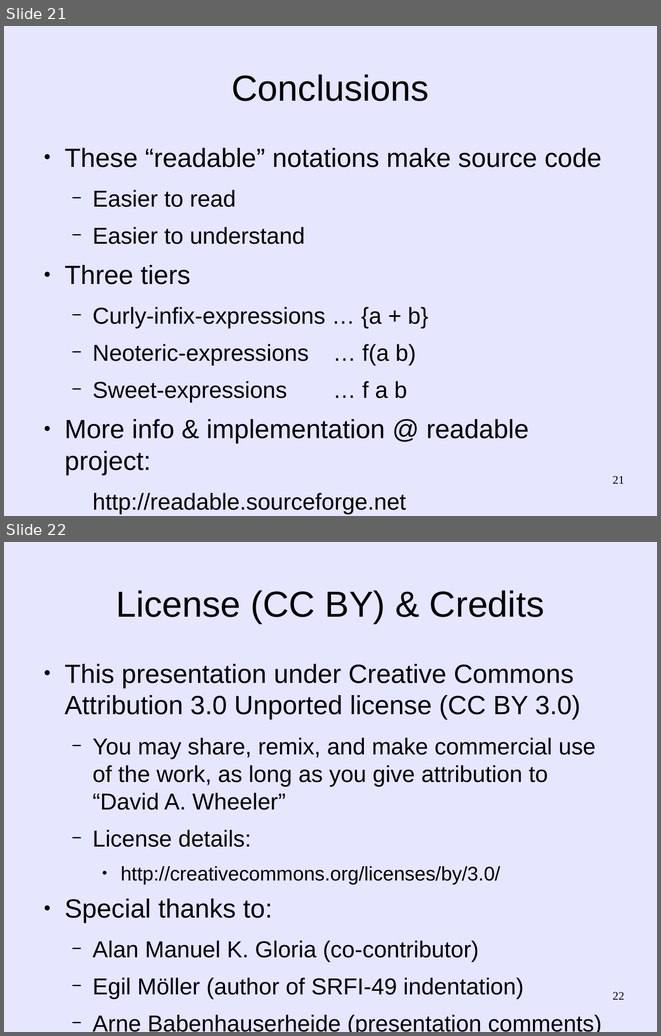
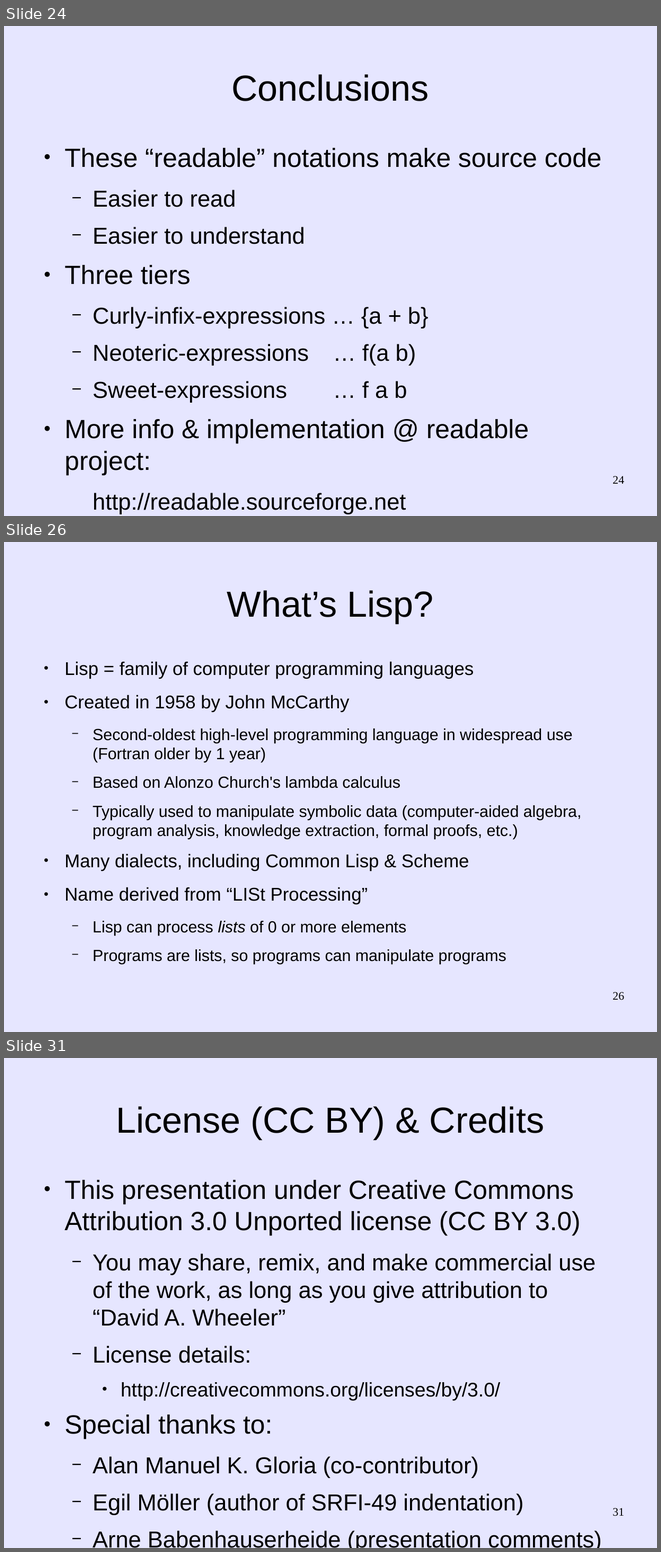
Before and after one commit to martin12333/Readable-Lisp-S-expressions, a slide deck: readable-s-expressions.odp. Shown one above the other, each under a label of ours: slides 21 and 22 before the commit, slides 24, 26 and 31 after it; the slides between them are not shown. The pictures are 661x1036 and 661x1552 pixels, drawn with LibreOffice and Linux fonts; fonts in the diff are those of the drawing. Boxes give left, top, right and bottom in pixels: in the first picture for what was removed or moved away, otherwise in the second. Text is boxed around its words. In the diff, an @@ line names an element or a change of style, - is before the commit and + after.

Commit message:
readable-s-expressions.odp: Add appendix explaining Lisp
  - This way, the deck can be used for an audience that doesn't necessarily
    know Lisp.

```diff
--- a/readable-s-expressions.odp
+++ b/readable-s-expressions.odp
@@ slide 26 added at (4, 542, 657, 1032), background #E6E6FF @@
@@ title added at (227, 590, 433, 624), 44 pt, text #000000 @@
+What’s Lisp?
@@ text added at (64, 661, 582, 964), 19.6 pt, text #000000 @@
+● Lisp = family of computer programming languages
+● Created in 1958 by John McCarthy
+  − Second-oldest high-level programming language in widespread use
+    (Fortran older by 1 year)
+  − Based on Alonzo Church's lambda calculus
+  − Typically used to manipulate symbolic data (computer-aided algebra, program analysis, knowledge extraction, formal proofs, etc.)
+● Many dialects, including Common Lisp & Scheme
+● Name derived from “LISt Processing”
+  − Lisp can process lists of 0 or more elements
+  − Programs are lists, so programs can manipulate programs
@@ page number added at (612, 992, 624, 1000), 14 pt, text #000000 @@
+26
@@ what was slide 21 is now slide 24 @@
@@ page number at (612, 476, 624, 484): text changed @@
-21
+24
@@ what was slide 22 is now slide 31 @@
@@ page number at (612, 1508, 624, 1516): text changed @@
-22
+31
```
Also in this commit, not shown: 9 slides changed, 8 other slides added.
